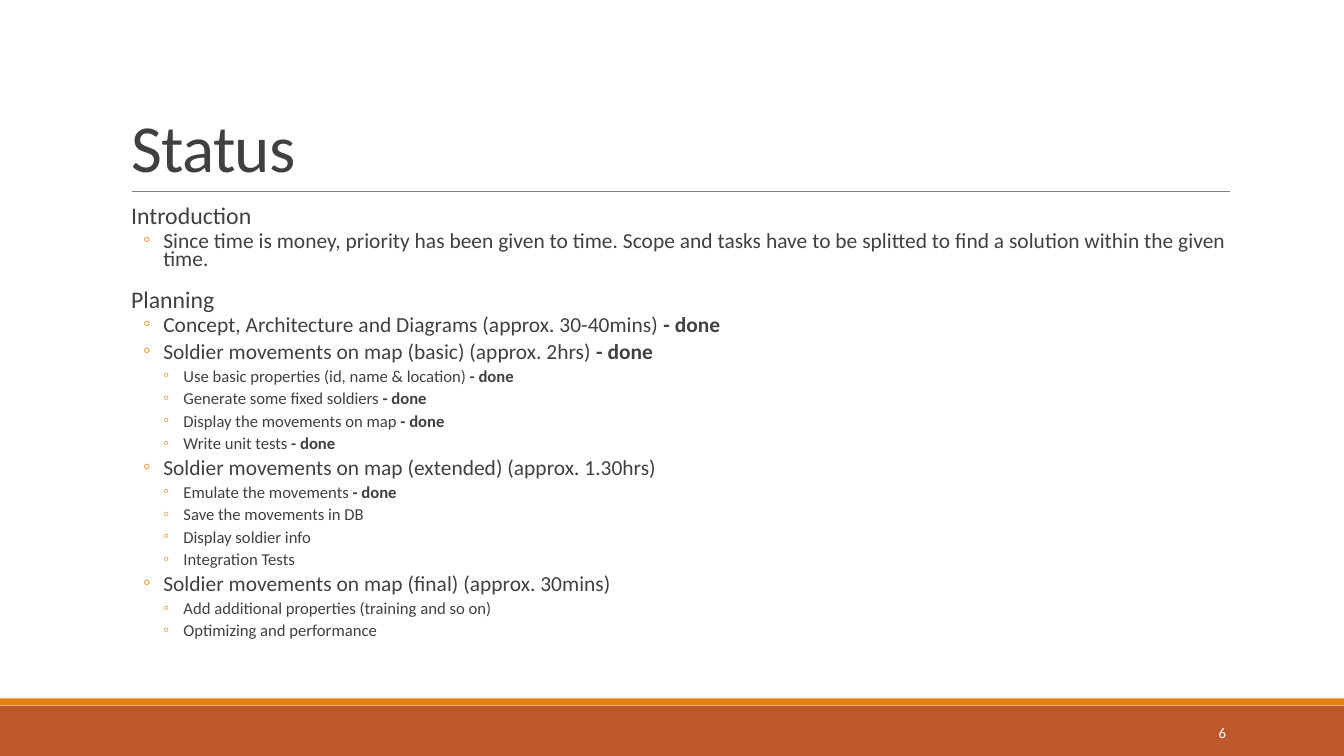
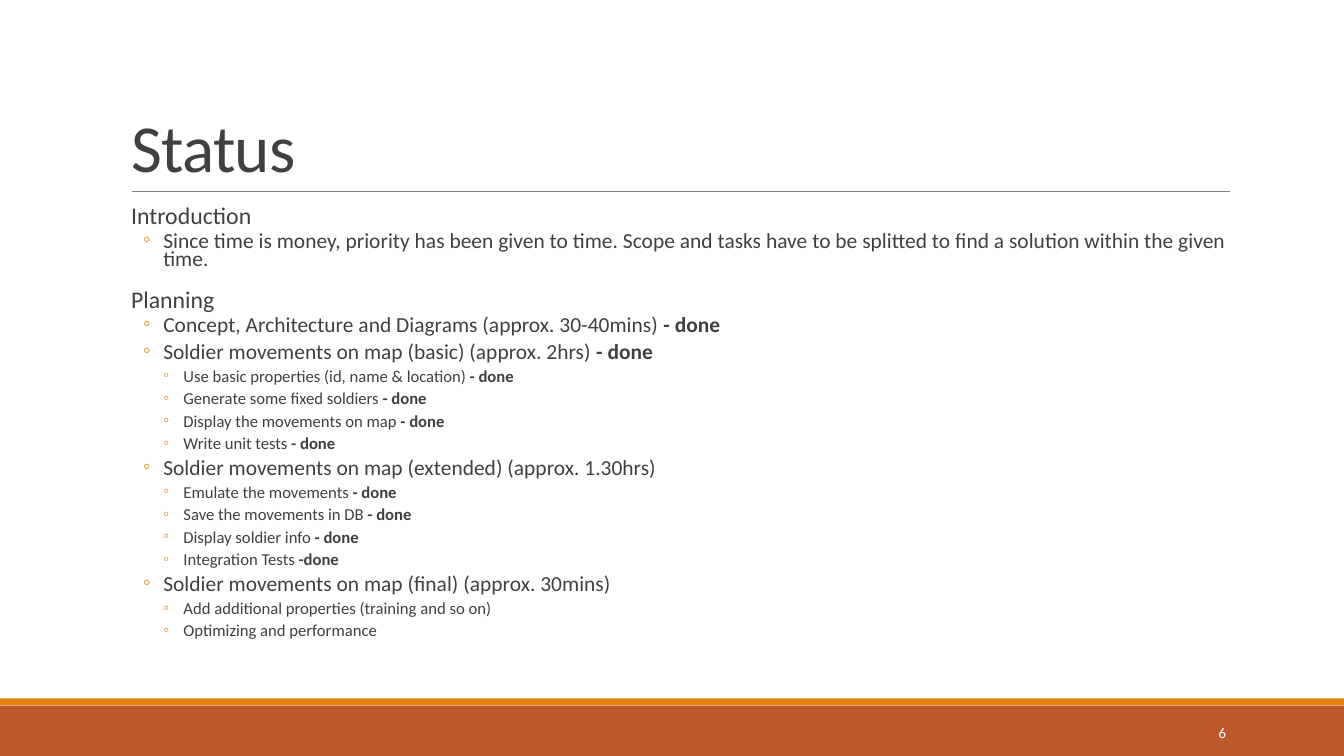
Before and after one commit to vishnut13/codechallenge24, a slide deck: slide 6 of Docs/Code Challenge.pptx. Drawn at 1344x756 pixels with LibreOffice and Linux fonts; fonts in the diff are those of the drawing. Boxes give left, top, right and bottom in pixels: in the first picture for what was removed or moved away, otherwise in the second. Text is boxed around its words. In the diff, an @@ line names an element or a change of style, - is before the commit and + after.

Commit message:
display marker info

```diff
--- a/Docs/Code Challenge.pptx
+++ b/Docs/Code Challenge.pptx
@@ text at (x1=183, y1=508, x2=411, y2=568): text changed @@
-    ◦ Save the movements in DB
-    ◦ Display soldier info
-    ◦ Integration Tests
+    ◦ Save the movements in DB - done
+    ◦ Display soldier info - done
+    ◦ Integration Tests -done
```
Also in this commit, not shown: 1 other file.
